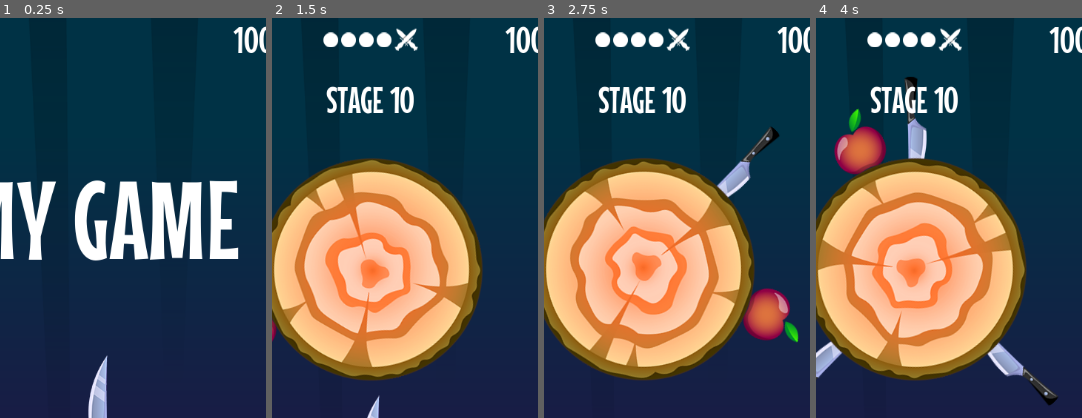
Above: before the commit, frames 1-4 (left to right).
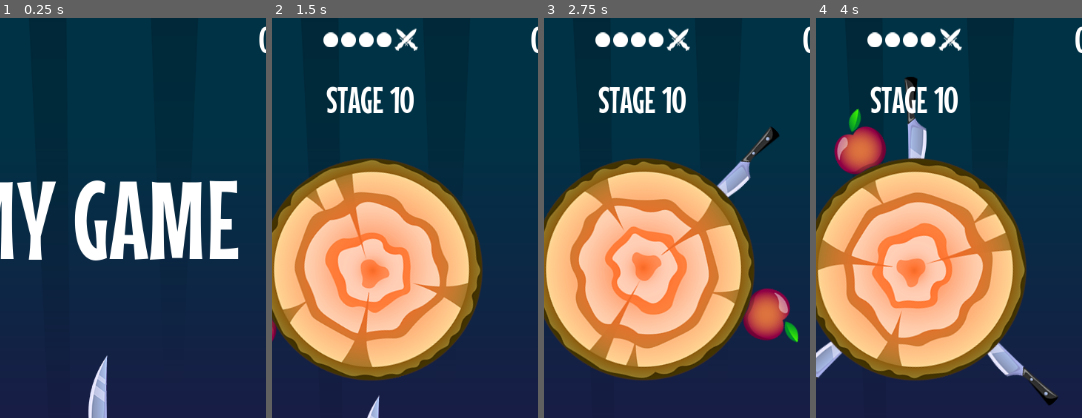
Above: after the commit, the same moments.

Repository: drxwat/godot4-mobile-game-course
Game: Godot game, scene res://scenes/start_screen/start_screen.tscn
The game is run twice, just before and just after one commit, with the same random seed, the same clock (stepped at 60 frames per second) and the same inputs.
Inputs (mouse positions are % of the whole screen's width and height, from its top left):
- Up to frame 1 (0.25 s): no input
- Up to frame 2 (1.5 s): click "PLAY" at 0.5 s; move the mouse to (72, 45) at 1.27 s; click (72, 45) at 1.42 s
- Up to frame 3 (2.75 s): move the mouse to (30, 55) at 2.02 s; click (30, 55) at 2.17 s
- Up to frame 4 (4 s): move the mouse to (60, 28) at 2.77 s; click (60, 28) at 2.92 s; move the mouse to (45, 70) at 3.52 s; click (45, 70) at 3.67 s
The pictures show only the part of the screen within x 31-81%, y 5-55%; the shares and areas given below are measured in that part.

The runs differ from the first frame. In frame 1, 0.4% of the frame differs, in the area x 87-97%, y 2-9%; in frame 2, 0.4%; in frame 3, 0.4%; in frame 4, 0.4%.

Commit message:
5-7 apples counter

Diff:
--- a/core/events.gd
+++ b/core/events.gd
@@ -6,4 +6,5 @@
 signal location_changed(location: LOCATIONS)
 signal points_changed(points: int)
 signal knived_changed(knives: int)
+signal apples_changed(apples: int)
 signal stage_changed(stage: Stage)
--- a/core/globals.gd
+++ b/core/globals.gd
@@ -15,13 +15,18 @@
 
 var current_stage := 1
 var points := 0
-var knives := 6
+var knives := 0
+var apples := 0
 
 func _ready():
 	rng.randomize()
 	print_debug(rng.seed)
 
 	Events.location_changed.connect(handle_location_change)
+
+func add_apples(amount: int):
+	apples += amount
+	Events.apples_changed.emit(apples)
 
 func change_stage(stage_i: int):
 	current_stage = stage_i
--- a/elements/apple/apple.gd
+++ b/elements/apple/apple.gd
@@ -14,6 +14,7 @@
 func _on_area_2d_body_entered(body):
 	if not is_hited:
 		is_hited = true
+		Globals.add_apples(1)
 		sprite.hide()
 		var tween = create_tween()
 		for particle in particles:
--- a/elements/ui/hud/hud.gd
+++ b/elements/ui/hud/hud.gd
@@ -5,14 +5,19 @@
 @onready var points_label := %PointsLabel
 @onready var stage_label := %StageLabel
 @onready var stage_counter := %StageCounter
+@onready var apples_counter_label := %ApplesCounter/Label
 
 func _ready():
 	Events.location_changed.connect(update_hud_location)
 	Events.points_changed.connect(update_points)
+	Events.apples_changed.connect(update_apples)
 	update_hud_location(Events.LOCATIONS.START)
 
 func _on_home_button_pressed():
 	Events.location_changed.emit(Events.LOCATIONS.START)
+
+func update_apples(apples: int):
+	apples_counter_label.text = str(apples)
 
 func update_points(points: int):
 	points_label.text = str(points)
--- a/elements/ui/hud/hud.tscn
+++ b/elements/ui/hud/hud.tscn
@@ -86,18 +86,18 @@
 texture = ExtResource("3_owcdr")
 stretch_mode = 5
 
-[node name="ApllesCounter" type="HBoxContainer" parent="MarginContainer/VBoxContainer/HBoxContainer"]
+[node name="ApplesCounter" type="HBoxContainer" parent="MarginContainer/VBoxContainer/HBoxContainer"]
 unique_name_in_owner = true
 layout_mode = 2
 size_flags_horizontal = 3
 theme_override_constants/separation = 10
 alignment = 2
 
-[node name="Label" type="Label" parent="MarginContainer/VBoxContainer/HBoxContainer/ApllesCounter"]
+[node name="Label" type="Label" parent="MarginContainer/VBoxContainer/HBoxContainer/ApplesCounter"]
 layout_mode = 2
-text = "100"
+text = "0"
 
-[node name="TextureRect" type="TextureRect" parent="MarginContainer/VBoxContainer/HBoxContainer/ApllesCounter"]
+[node name="TextureRect" type="TextureRect" parent="MarginContainer/VBoxContainer/HBoxContainer/ApplesCounter"]
 custom_minimum_size = Vector2(0, 95)
 layout_mode = 2
 texture = ExtResource("4_hd1ds")
